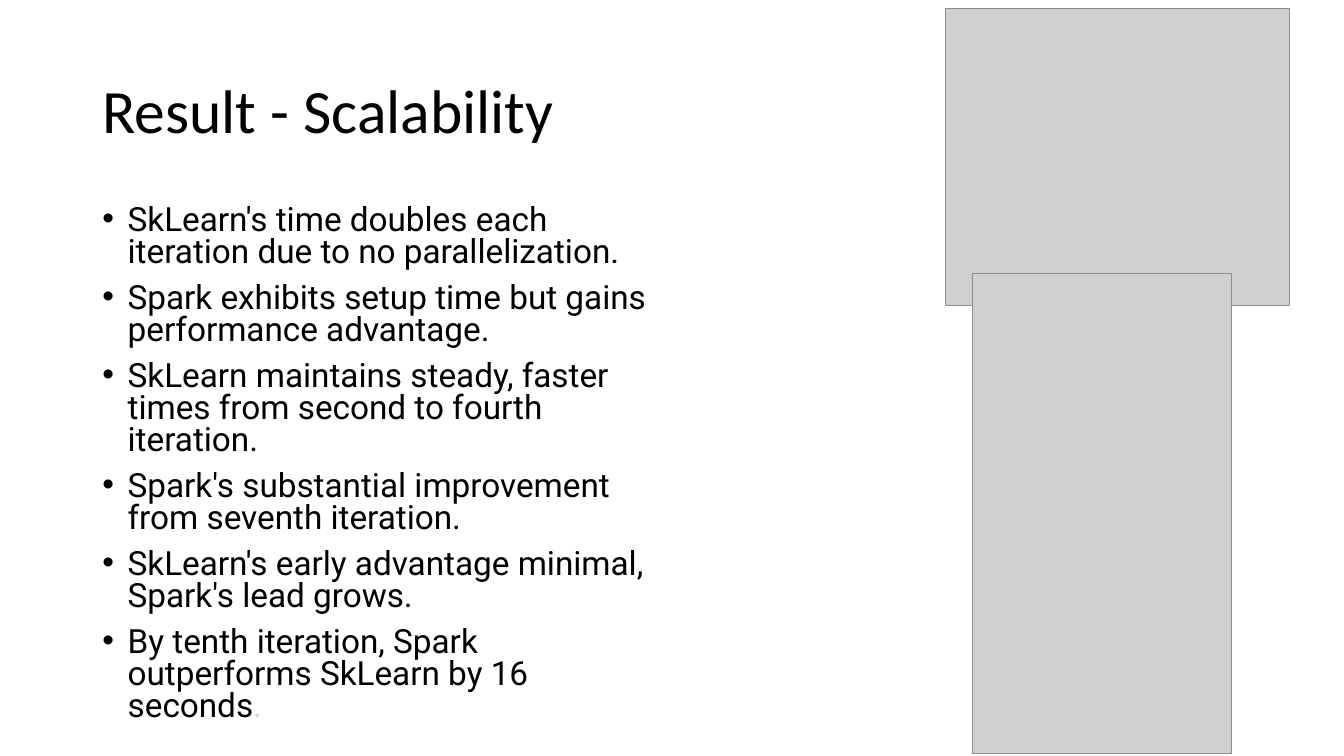
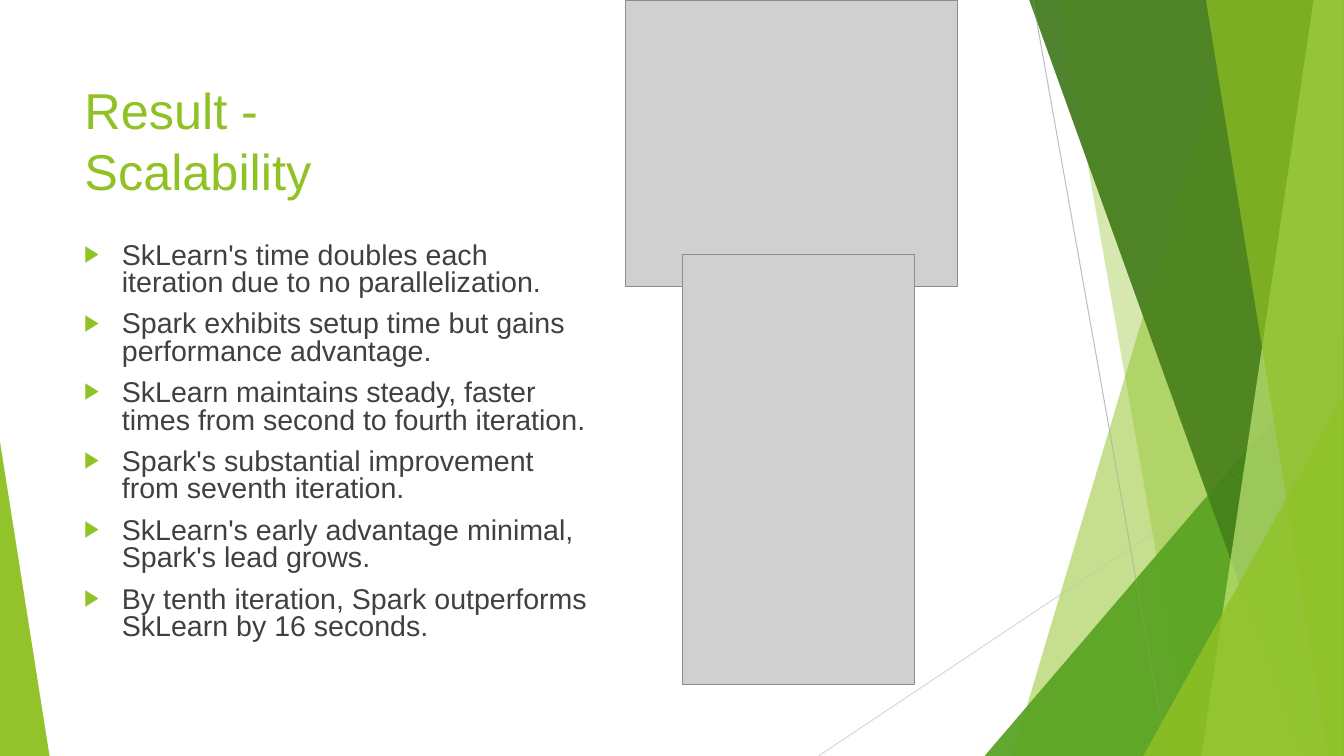
Before and after one commit to nhatthuan97/Qualifying_Final, a slide deck: slide 37 of Presentation.pptx. Drawn at 1344x756 pixels with LibreOffice and Linux fonts; fonts in the diff are those of the drawing; grey boxes stand for pictures. Boxes give left, top, right and bottom in pixels: in the first picture for what was removed or moved away, otherwise in the second. Text is boxed around its words. In the diff, an @@ line names an element or a change of style, - is before the commit and + after.

```diff
--- a/Presentation.pptx
+++ b/Presentation.pptx
@@ picture: place and size @@
-picture at bbox=[946, 9, 1290, 306]
+picture at bbox=[625, 0, 958, 287]
@@ title "Result - Scalability": place and size @@
-title "Result - Scalability" at bbox=[102, 90, 553, 143]
+title "Result - Scalability" at bbox=[84, 92, 311, 200]
@@ title "Result - Scalability" at bbox=[84, 92, 311, 200]: size 44 to 36 pt, font Calibri to Arial, text colour #000000 to #90C226; line spacing 0.9 to 1 @@
@@ text "SkLearn's time doubles each iteration ...": place and size @@
-text "SkLearn's time doubles each iteration ..." at bbox=[128, 206, 645, 694]
+text "SkLearn's time doubles each iteration ..." at bbox=[122, 244, 586, 642]
@@ text "SkLearn's time doubles each iteration ..." at bbox=[122, 244, 586, 642]: size 23.8 to 20.4 pt, font Roboto to Arial, text colour #000000 to #404040; text colour #D1D5DB to #404040 in "seconds."; bullet • to ▶ @@
@@ picture: place and size @@
-picture at bbox=[973, 274, 1231, 754]
+picture at bbox=[683, 254, 913, 685]
@@ group added at bbox=[0, 0, 1344, 756]: 5 freeform shapes, 3 triangles @@
@@ group added at bbox=[0, 0, 1344, 756]: 5 freeform shapes, 3 triangles, 2 lines @@
```
Also in this commit, not shown: 42 other slides changed, 1 slide added.
